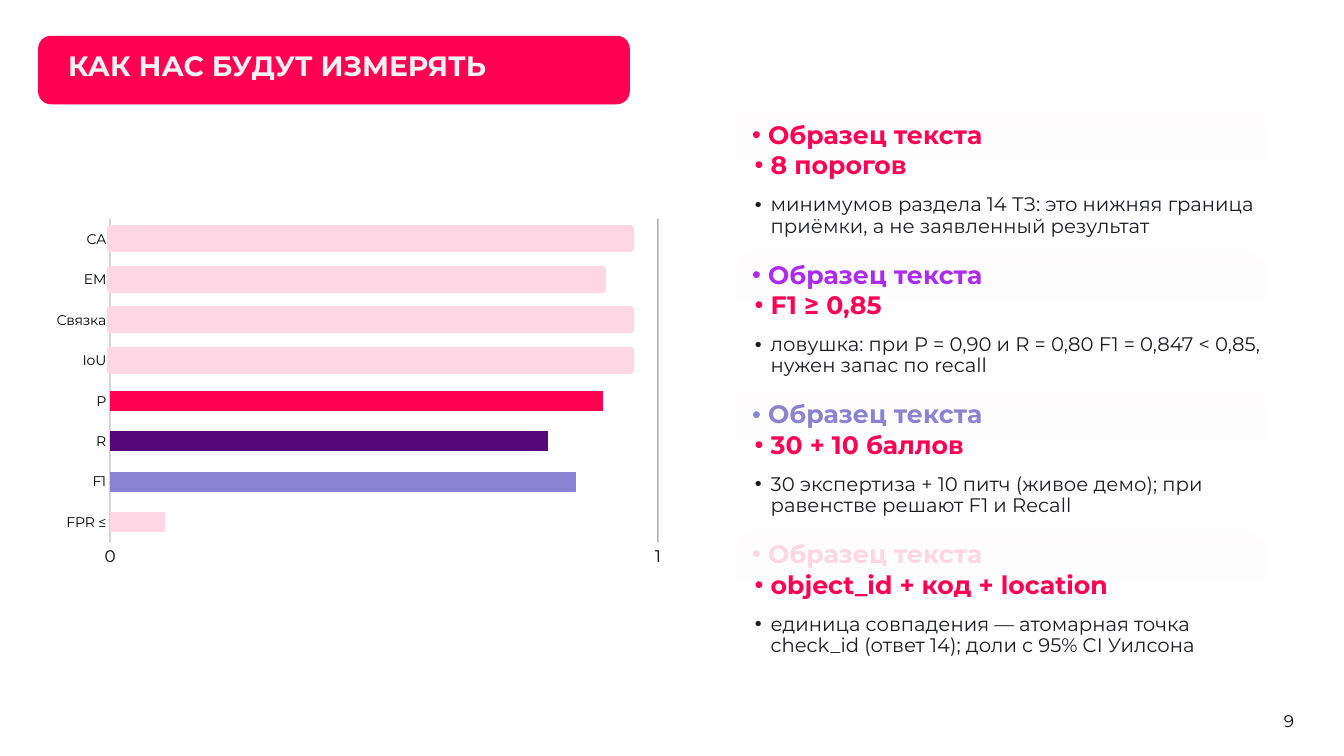
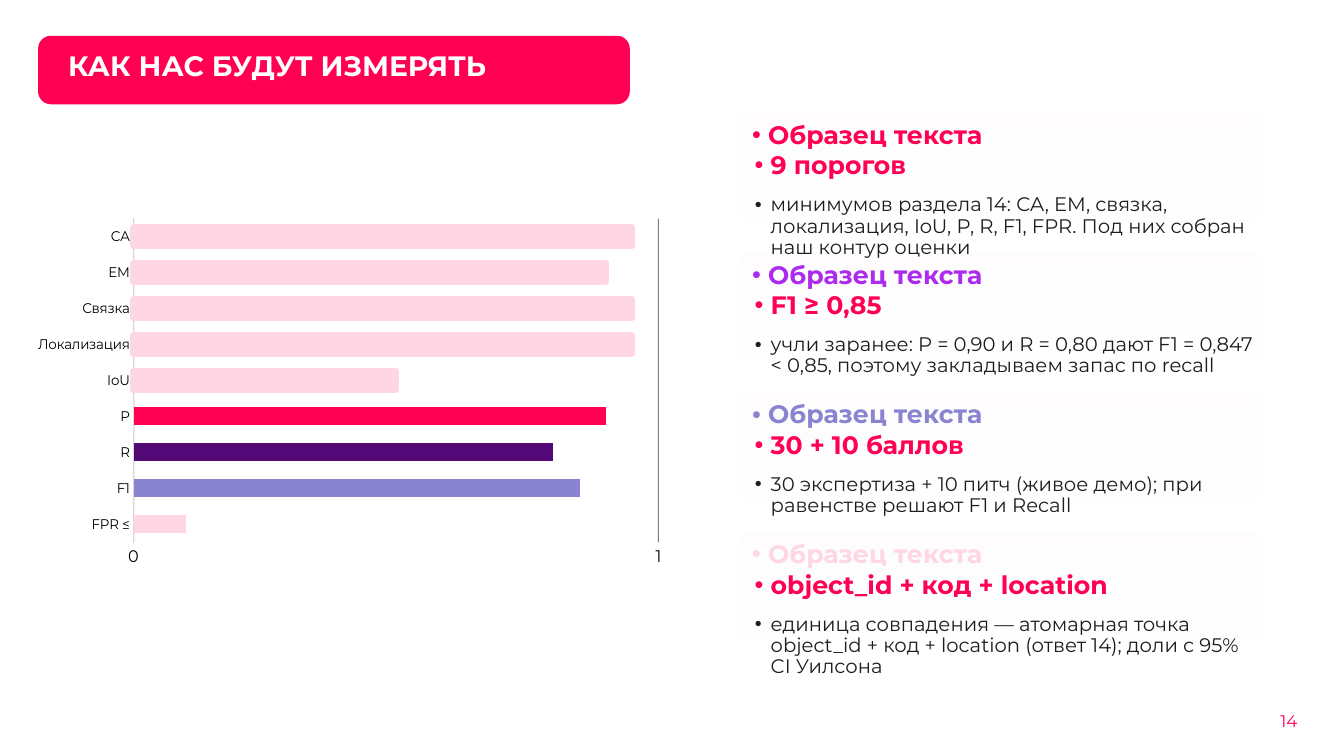
Before and after one commit to KonkovDV/Kontur, a slide deck: slide 14 of submission/03-presentation/Kontur.pptx (slide 9 before the commit). Drawn at 1344x756 pixels with LibreOffice and Linux fonts; fonts in the diff are those of the drawing; background and template pictures are left out. Boxes give left, top, right and bottom in pixels: in the first picture for what was removed or moved away, otherwise in the second. Text is boxed around its words. In the diff, an @@ line names an element or a change of style, - is before the commit and + after.

```diff
--- a/submission/03-presentation/Kontur.pptx
+++ b/submission/03-presentation/Kontur.pptx
@@ bar chart at bbox=[38, 157, 673, 642] @@
-categories: FPR ≤, F1, R, P, IoU, Связка, EM, CA
+categories: FPR ≤, F1, R, P, IoU, Локализация, Связка, EM, CA
-Series 1: 0.1, 0.85, 0.8, 0.9, 0.95, 0.95, 0.9, 0.95
+Series 1: 0.1, 0.85, 0.8, 0.9, 0.5, 0.95, 0.95, 0.9, 0.95
@@ lettering changed @@
@@ text at bbox=[771, 156, 906, 179]: text changed @@
-• 8 порогов
+• 9 порогов
@@ text at bbox=[771, 197, 1245, 258]: text changed @@
-• минимумов раздела 14 ТЗ: это нижняя граница приёмки, а не заявленный результат
+• минимумов раздела 14: CA, EM, связка, локализация, IoU, P, R, F1, FPR. Под них собран наш контур оценки
@@ text at bbox=[771, 337, 1253, 376]: text changed @@
-• ловушка: при P = 0,90 и R = 0,80 F1 = 0,847 < 0,85, нужен запас по recall
+• учли заранее: P = 0,90 и R = 0,80 дают F1 = 0,847 < 0,85, поэтому закладываем запас по recall
@@ text at bbox=[771, 620, 1238, 673]: text changed @@
-• единица совпадения — атомарная точка check_id (ответ 14); доли с 95% CI Уилсона
+• единица совпадения — атомарная точка object_id + код + location (ответ 14); доли с 95% CI Уилсона
@@ text at bbox=[1280, 715, 1297, 727]: text changed; text colour none to #FF0053 @@
-9
+14
```
Also in this commit, not shown: 23 other slides changed, 6 slides added, 5 other files.
